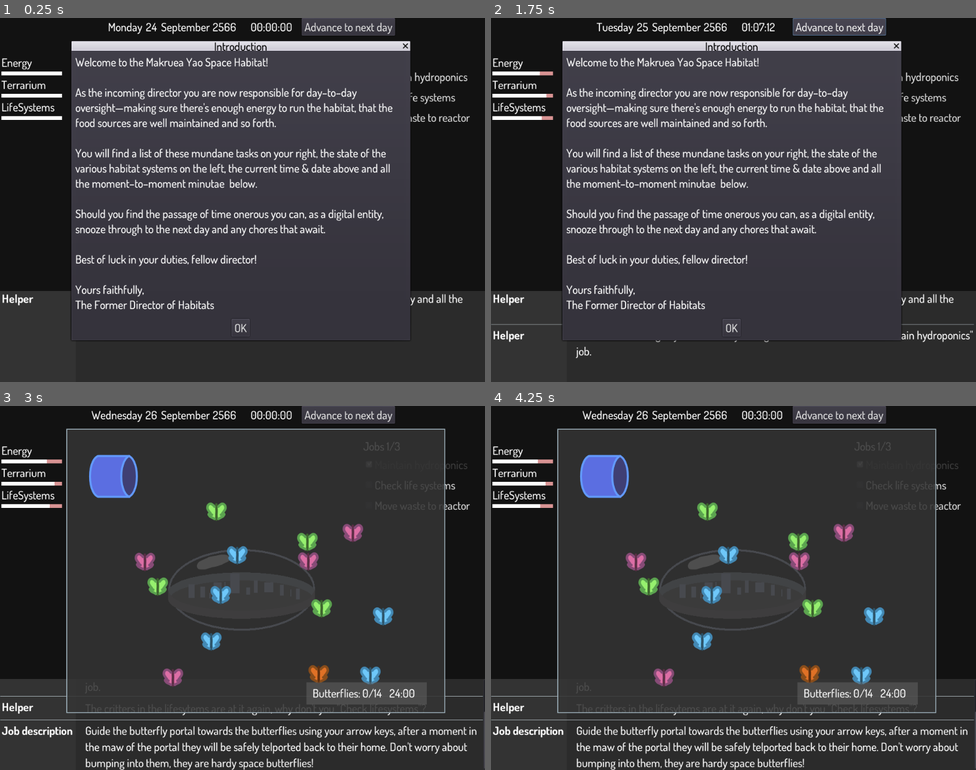
Above: before the commit, frames 1-4 (two rows, left to right).
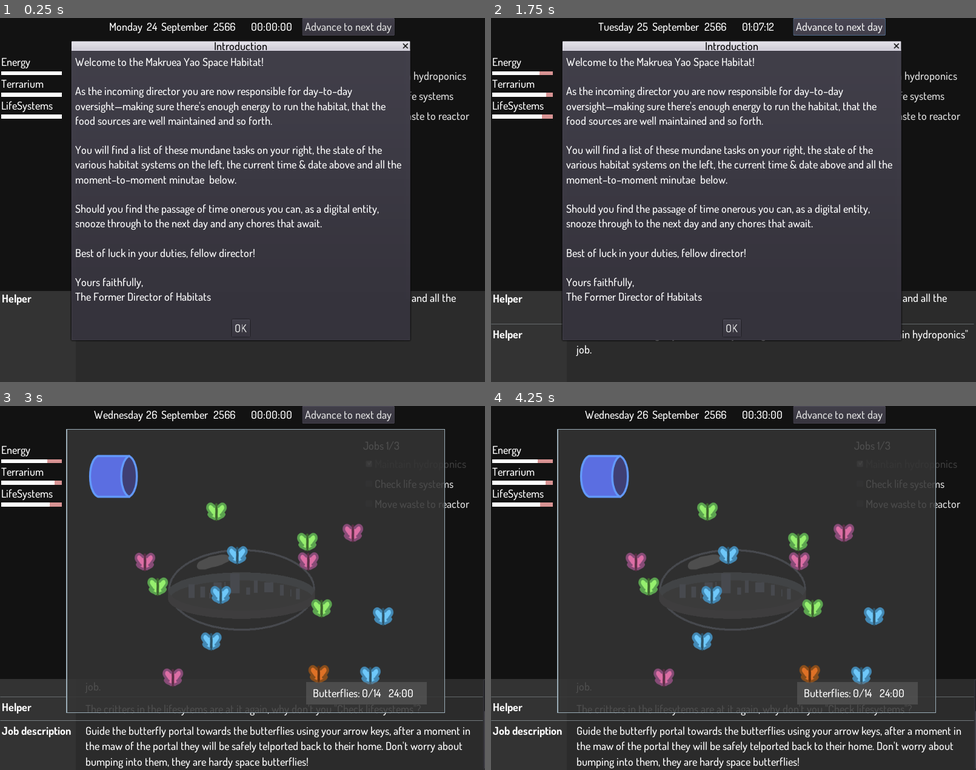
Above: after the commit, the same moments.

Repository: broquaint/eggjam20
Game: Godot game, scene res://Root.tscn
Same seed, same stepped clock (60 frames per second), same inputs: the game is played once before the commit and once after it.
Inputs:
- Up to frame 1 (0.25 s): no input
- Up to frame 2 (1.75 s): click "Advance to next day" at 0.5 s; click "Advance to next day" at 1.25 s
- Up to frame 3 (3 s): click "OK" at 2 s; click "Maintain hydroponics" at 2.75 s
- Up to frame 4 (4.25 s): click "Check life systems" at 3.5 s

The runs differ from the first frame. In frame 1, 11% of the frame differs, in the area x 0-97%, y 0-88%; in frame 2, 12%, in the area x 0-100%, y 0-94%; in frame 3, 5.8%; in frame 4, 5.8%.

Commit message:
Config full screen stretching

Diff:
--- a/project.godot
+++ b/project.godot
@@ -50,6 +50,12 @@
 [display]
 
 window/size/height=768
+window/stretch/mode="2d"
+window/stretch/aspect="keep"
+
+[global]
+
+stretch=false
 
 [gui]
 
